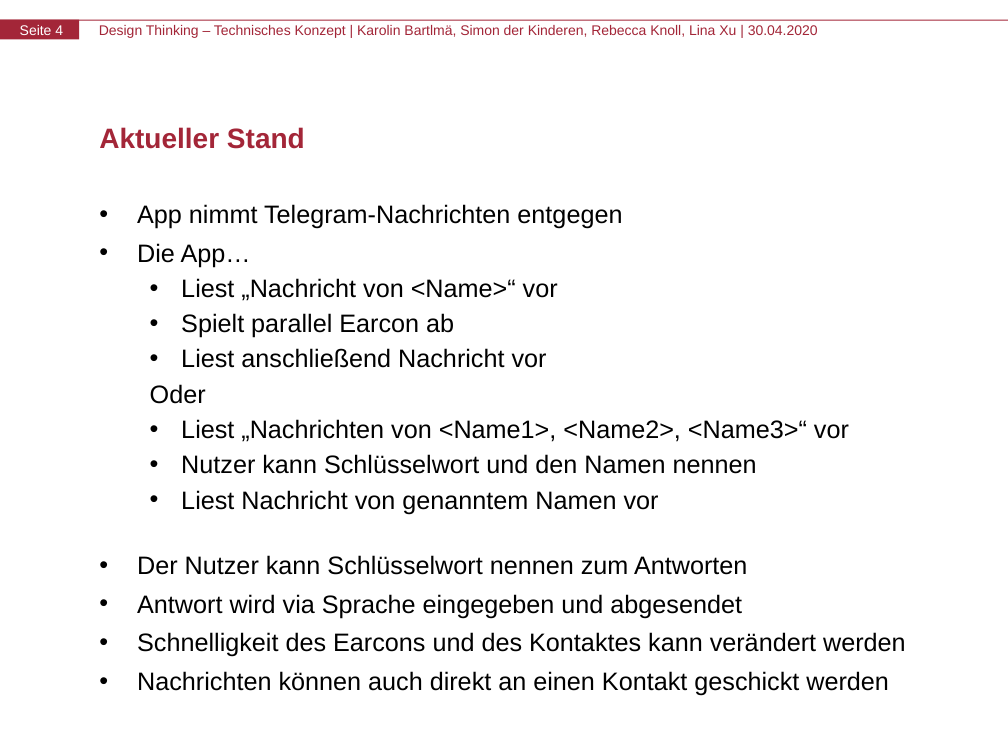
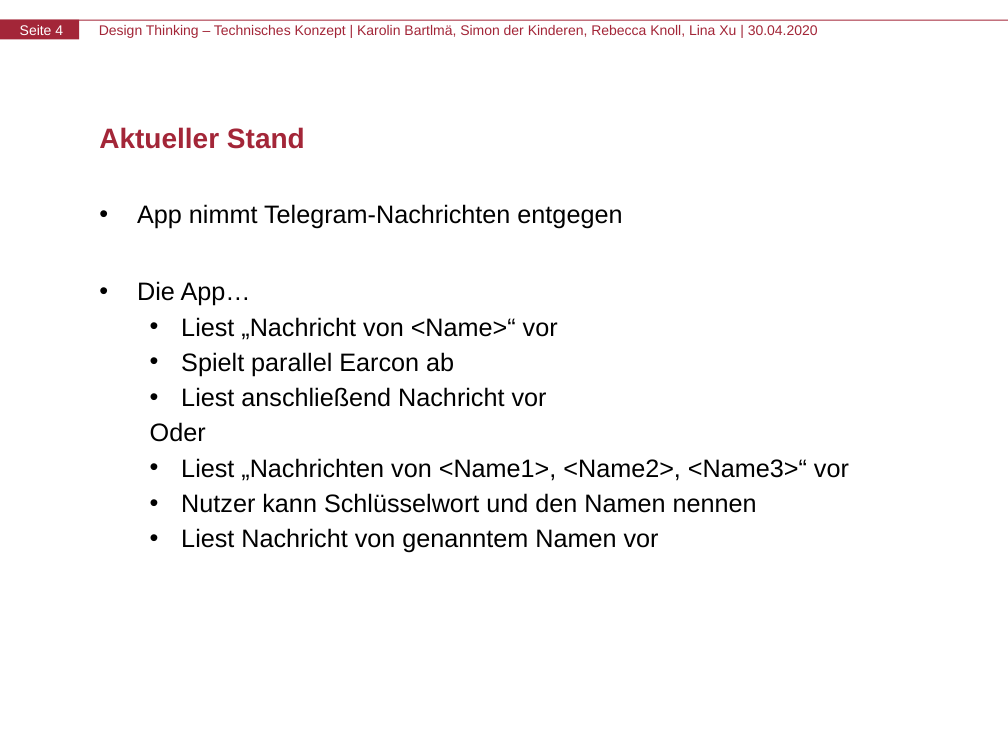
Before and after one commit to aai38/audioMessenger, a slide deck: slide 4 of Präsentation/Zwischenpräsentation_TechnischesKonzept.pptx. Drawn at 1008x756 pixels with LibreOffice and Linux fonts; fonts in the diff are those of the drawing. Boxes give left, top, right and bottom in pixels: in the first picture for what was removed or moved away, otherwise in the second. Text is boxed around its words. In the diff, an @@ line names an element or a change of style, - is before the commit and + after.

Commit message:
Zwischenpräsentation Text überarbeitet

```diff
--- a/Präsentation/Zwischenpräsentation_TechnischesKonzept.pptx
+++ b/Präsentation/Zwischenpräsentation_TechnischesKonzept.pptx
@@ text at [137,555,906,696]: paragraphs removed @@
-• Der Nutzer kann Schlüsselwort nennen zum Antworten
-• Antwort wird via Sprache eingegeben und abgesendet
-• Schnelligkeit des Earcons und des Kontaktes kann verändert werden
-• Nachrichten können auch direkt an einen Kontakt geschickt werden
```
Also in this commit, not shown: 4 other slides changed, 1 slide added.
